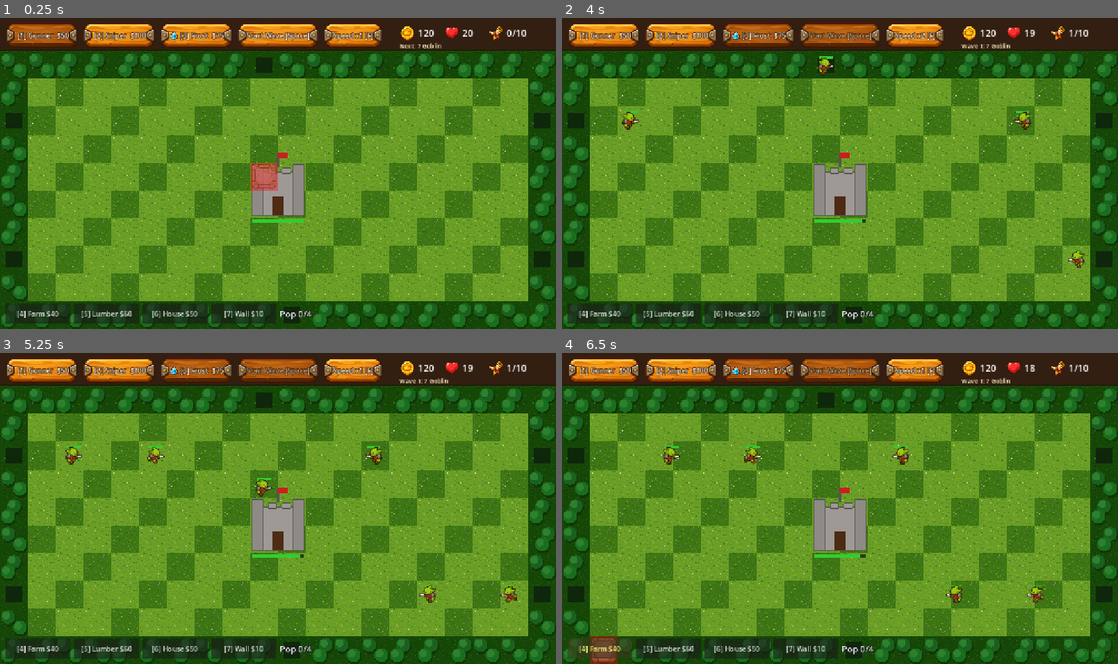
Above: before the commit, frames 1-4 (two rows, left to right).
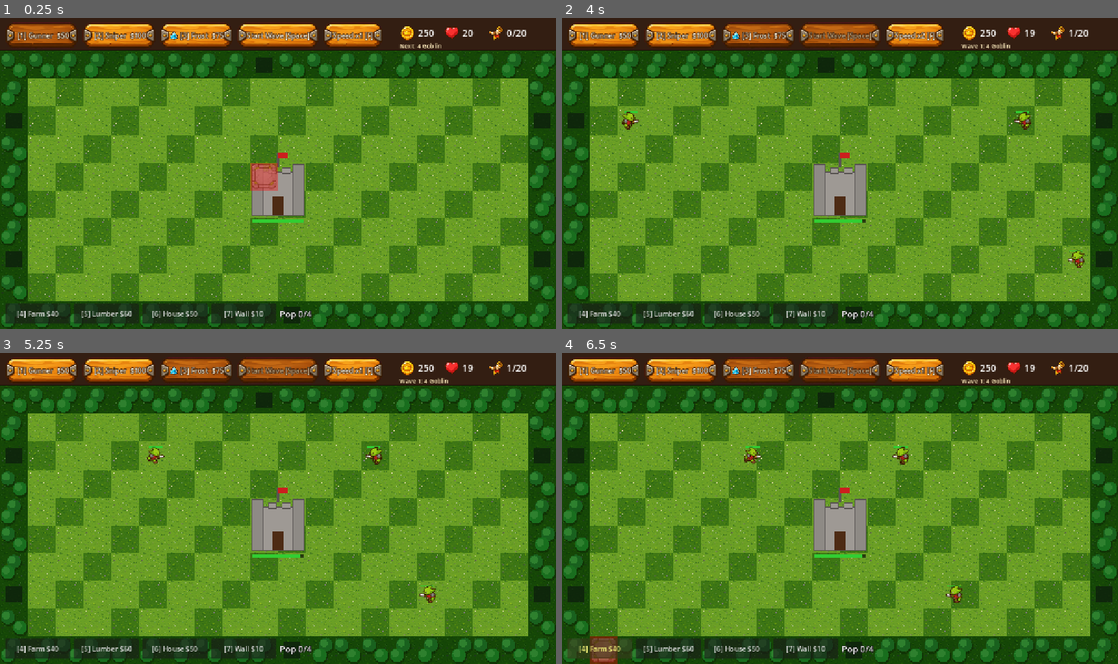
Above: after the commit, the same moments.

Repository: Sosakpanha/Tower-defence
Game: Godot game, scene res://main.tscn
The game is run twice, just before and just after one commit, with the same random seed, the same clock (stepped at 60 frames per second) and the same inputs.
Inputs:
- Up to frame 1 (0.25 s): no input
- Up to frame 2 (4 s): click "Start Wave [Space]" at 0.5 s; click "[1] Gunner $50" at 1.25 s; click "[2] Sniper $100" at 2 s; click "[3] Frost $75" at 2.75 s; click "Speed x1 [F]" at 3.5 s
- Up to frame 3 (5.25 s): click "Speed x2 [F]" at 4.25 s; click "Speed x3 [F]" at 5 s
- Up to frame 4 (6.5 s): click "[4] Farm $40" at 5.75 s

The runs differ from the first frame. In frame 1, less than 0.1% of the frame differs, in the area x 75-94%, y 3-10%; in frame 2, 0.2%; in frame 3, 0.4%, in the area x 11-94%, y 3-81%; in frame 4, 0.3%.

Commit message:
New enemy kinds (archer, swarm, boss), 20 waves, balance bot test
Co-Authored-By: Claude Sonnet 5.5 <noreply@anthropic.com>

Diff:
--- a/core/buildings.gd
+++ b/core/buildings.gd
@@ -4,8 +4,8 @@
 extends RefCounted
 
 const TYPES := {
-	"farm": {"name": "Farm", "cost": 40, "hp": 60.0, "income": 3, "interval": 5.0, "pop_use": 1, "pop_cap": 0, "color": Color(0.85, 0.75, 0.25)},
-	"lumber": {"name": "Lumber", "cost": 60, "hp": 70.0, "income": 5, "interval": 5.0, "pop_use": 1, "pop_cap": 0, "color": Color(0.5, 0.33, 0.15)},
+	"farm": {"name": "Farm", "cost": 40, "hp": 60.0, "income": 5, "interval": 5.0, "pop_use": 1, "pop_cap": 0, "color": Color(0.85, 0.75, 0.25)},
+	"lumber": {"name": "Lumber", "cost": 60, "hp": 70.0, "income": 8, "interval": 5.0, "pop_use": 1, "pop_cap": 0, "color": Color(0.5, 0.33, 0.15)},
 	"house": {"name": "House", "cost": 50, "hp": 80.0, "income": 0, "interval": 5.0, "pop_use": 0, "pop_cap": 4, "color": Color(0.75, 0.4, 0.3)},
 	"wall": {"name": "Wall", "cost": 10, "hp": 250.0, "income": 0, "interval": 5.0, "pop_use": 0, "pop_cap": 0, "color": Color(0.55, 0.55, 0.58)},
 }
--- a/core/config.gd
+++ b/core/config.gd
@@ -8,14 +8,14 @@
 const ORIGIN := Vector2(0, 80)  # leave room for the HUD bar on top
 const SCREEN := Vector2(1280, 720)
 
-const START_GOLD := 120
+const START_GOLD := 250
 const CASTLE_HP := 20
-const MAX_WAVE := 10
+const MAX_WAVE := 20
 const SELL_REFUND := 0.7
 const BASE_POP := 4  # population cap before any House
 
 const SPEEDS := [1.0, 2.0, 3.0]
-const KIND_NAMES := {"normal": "Goblin", "fast": "Wolf", "tank": "Ogre"}
+const KIND_NAMES := {"normal": "Goblin", "fast": "Wolf", "tank": "Ogre", "archer": "Archer", "swarm": "Rat", "boss": "Warlord"}
 
 # The kingdom: a castle in the middle, jungle on the border where enemies spawn.
 const CASTLE_RECT := Rect2i(9, 4, 2, 2)
--- a/enemy.gd
+++ b/enemy.gd
@@ -1,5 +1,15 @@
 class_name Enemy
 extends Node2D
+
+## Stats per kind. art/tint/scale reuse the existing goblin/wolf/ogre sprites.
+const KINDS := {
+	"normal": {"speed": 65.0, "hp": 40.0, "reward": 5, "radius": 16.0, "atk": 8.0, "art": "goblin", "tint": Color.WHITE, "scale": 1.0},
+	"fast": {"speed": 110.0, "hp": 20.0, "reward": 4, "radius": 14.0, "atk": 6.0, "art": "wolf", "tint": Color.WHITE, "scale": 1.0},
+	"tank": {"speed": 40.0, "hp": 120.0, "reward": 12, "radius": 22.0, "atk": 20.0, "art": "ogre", "tint": Color.WHITE, "scale": 1.0},
+	"archer": {"speed": 55.0, "hp": 35.0, "reward": 7, "radius": 14.0, "atk": 6.0, "range": 170.0, "art": "goblin", "tint": Color(0.55, 0.8, 1.0), "scale": 0.9},
+	"swarm": {"speed": 100.0, "hp": 10.0, "reward": 2, "radius": 10.0, "atk": 3.0, "art": "wolf", "tint": Color(0.7, 0.7, 0.7), "scale": 0.6},
+	"boss": {"speed": 32.0, "hp": 500.0, "reward": 120, "radius": 32.0, "atk": 60.0, "art": "ogre", "tint": Color(1.0, 0.45, 0.4), "scale": 1.6},
+}
 
 signal died(enemy: Enemy)
 signal reached_end(enemy: Enemy)  # reached the castle
@@ -13,7 +23,6 @@
 var hp := 30.0
 var reward := 5
 var radius := 12.0
-var color := Color.TOMATO
 var slow_timer := 0.0
 var dead := false
 var kind := "normal"
@@ -21,6 +30,7 @@
 var base_tint := Color.WHITE
 var atk_damage := 8.0     # damage to buildings per hit
 var atk_cooldown := 0.0
+var atk_range := 0.0      # >0: ranged, shoots buildings in range while walking on
 
 
 func setup(path: Pathing, spawn: Vector2i, kind_name: String, wave: int) -> void:
@@ -29,27 +39,28 @@
 	position = Config.cell_center(spawn)
 	_repath()
 	pathing.changed.connect(_repath)
-	var scale_hp := 1.0 + wave * 0.35
-	match kind_name:
-		"fast":
-			speed = 110.0; max_hp = 20.0 * scale_hp; reward = 4; radius = 14.0; color = Color.GOLD
-		"tank":
-			speed = 40.0; max_hp = 120.0 * scale_hp; reward = 12; radius = 22.0; color = Color.DARK_ORCHID
-		_:
-			speed = 65.0; max_hp = 40.0 * scale_hp; reward = 5; radius = 16.0; color = Color.TOMATO
+	var st: Dictionary = KINDS.get(kind_name, KINDS.normal)
+	var scale_hp := 1.0 + wave * 0.25 + wave * wave * 0.016
+	speed = st.speed
+	max_hp = st.hp * scale_hp
+	reward = st.reward
+	radius = st.radius
+	atk_damage = st.atk
+	atk_range = st.get("range", 0.0)
 	hp = max_hp
 	_build_sprite(kind)
 	add_to_group("enemies")
 
 
 func _build_sprite(kind: String) -> void:
-	var art: String = {"normal": "goblin", "fast": "wolf", "tank": "ogre"}[kind]
-	var tint := Color.WHITE
-	var sc := 1.0
+	var st: Dictionary = KINDS.get(kind, KINDS.normal)
+	var art: String = st.art
+	var tint: Color = st.tint
+	var sc: float = st.scale
 	var fps := {"goblin": 8.0, "wolf": 12.0, "ogre": 6.0}
-	# Fallback until wolf art exists: tinted, smaller goblin.
+	# Fallback when an art set is missing: tinted, smaller goblin.
 	if not ResourceLoader.exists("res://assets/enemies/%s/%s_00.png" % [art, art]):
-		art = "goblin"; tint = Color(1.0, 0.85, 0.3); sc = 0.8
+		art = "goblin"; tint = Color(1.0, 0.85, 0.3); sc *= 0.8
 		fps["goblin"] = 12.0
 	var frames := SpriteFrames.new()
 	frames.set_animation_speed("default", fps[art])
@@ -111,6 +122,8 @@
 	sprite.speed_scale = mult
 	sprite.modulate = base_tint * Color(0.6, 0.9, 1.0) if slow_timer > 0.0 else base_tint
 	atk_cooldown -= delta
+	if atk_range > 0.0:
+		_shoot_nearby()
 	if _attack_blocker():
 		queue_redraw()
 		return
@@ -148,6 +161,25 @@
 	return true
 
 
+## Ranged raiders shoot the nearest building within `atk_range` while still walking.
+func _shoot_nearby() -> void:
+	if atk_cooldown > 0.0:
+		return
+	var best: Building = null
+	var best_d := atk_range
+	for b in pathing.occupants.values():
+		if not is_instance_valid(b):
+			continue
+		var d := position.distance_to((b as Node2D).position)
+		if d <= best_d:
+			best_d = d
+			best = b as Building
+	if best:
+		atk_cooldown = 1.5
+		best.take_damage(atk_damage)
+		get_tree().call_group("sfx", "play_sfx", "hit", -12.0)
+
+
 func _draw() -> void:
 	var w := radius * 2.0
 	var y := -radius - 6.0
--- a/systems/wave_manager.gd
+++ b/systems/wave_manager.gd
@@ -23,16 +23,21 @@
 ## Enemy kinds for wave `w`, in spawn order. Edit this to change the difficulty curve.
 static func wave_list(w: int) -> Array[String]:
 	var list: Array[String] = []
-	for i in 5 + w * 2:
+	for i in 3 + int(w * 1.5 + w * w * 0.08):
 		var kind := "normal"
 		if w >= 3 and i % 4 == 3:
 			kind = "fast"
+		if w >= 4 and i % 3 == 2:
+			kind = "archer"
 		if w >= 5 and i % 5 == 4:
 			kind = "tank"
 		list.append(kind)
-	if w % 5 == 0:
-		list.append("tank")
-		list.append("tank")
+	if w >= 2 and w % 3 == 2:  # rat swarm
+		for i in 4 + w:
+			list.append("swarm")
+	if w % 5 == 0:  # boss every 5th wave
+		for i in 1 + w / 20:
+			list.append("boss")
 	return list
 
 
@@ -41,7 +46,7 @@
 	for k in wave_list(w):
 		counts[k] = counts.get(k, 0) + 1
 	var parts: Array[String] = []
-	for k in ["normal", "fast", "tank"]:
+	for k in Config.KIND_NAMES:
 		if counts.has(k):
 			parts.append("%d %s" % [counts[k], Config.KIND_NAMES[k]])
 	return ", ".join(parts)
--- /dev/null
+++ b/tools/balance_test.gd
@@ -0,0 +1,83 @@
+# Usage: Godot --headless --path . --fixed-fps 60 --script tools/balance_test.gd
+# A simple scripted "player" follows a fixed build order, then prints gold / castle HP per wave.
+# Tune Config / Buildings.TYPES / WaveManager.wave_list so this bot wins narrowly, not trivially.
+extends SceneTree
+
+const SIM_SPEED := 4.0
+const IDLE_BEFORE_WAVE := 30.0  # seconds of build time the bot takes between waves
+
+# Build order. "t:type:x,y" tower, "b:type:x,y" building, "u:x,y" upgrade tower.
+const ORDER := [
+	"t:gunner:8,3", "t:gunner:11,6", "b:farm:3,8", "b:lumber:4,8", "b:house:5,8", "b:farm:6,8",
+	"t:gunner:8,6", "b:lumber:3,7", "t:gunner:11,3", "u:8,3", "u:11,6", "b:house:5,7",
+	"b:farm:4,7", "t:sniper:9,2", "t:frost:7,4", "u:8,6", "u:11,3", "t:sniper:10,7", "t:frost:12,5",
+	"b:lumber:6,7", "u:9,2", "u:10,7", "u:8,3", "u:11,6", "t:gunner:6,3", "t:gunner:13,6",
+	"u:8,6", "u:11,3", "t:sniper:7,7", "t:sniper:12,2", "u:7,7", "u:12,2", "t:gunner:6,6", "t:gunner:13,3",
+	"u:6,3", "u:13,6", "u:6,6", "u:13,3", "t:frost:9,7", "t:frost:10,2",
+	"t:sniper:5,4", "t:sniper:14,5", "t:gunner:7,2", "t:gunner:12,7", "t:sniper:8,7", "t:sniper:11,2",
+	"u:5,4", "u:14,5", "u:7,2", "u:12,7", "u:8,7", "u:11,2", "u:9,7", "u:10,2", "u:7,4", "u:12,5",
+	"t:sniper:6,5", "t:sniper:13,4", "t:sniper:8,2", "t:sniper:11,7", "t:gunner:7,3", "t:gunner:12,6",
+	"t:sniper:6,2", "t:sniper:13,7", "t:gunner:7,6", "t:gunner:12,3",
+	"u:6,5", "u:13,4", "u:8,2", "u:11,7", "u:7,3", "u:12,6", "u:6,2", "u:13,7", "u:7,6", "u:12,3",
+]
+
+var m
+var frame := 0
+var step := 0
+var idle := 0.0
+var done := false
+
+
+func _initialize() -> void:
+	m = load("res://main.tscn").instantiate()
+	root.add_child(m)
+
+
+func _cell(s: String) -> Vector2i:
+	var p := s.split(",")
+	return Vector2i(int(p[0]), int(p[1]))
+
+
+func _try_step() -> bool:
+	var parts: PackedStringArray = ORDER[step].split(":")
+	var g: int = m.gold
+	match parts[0]:
+		"t":
+			m._select(parts[1]); m.try_place(_cell(parts[2]))
+			return m.gold < g or not m.can_build(_cell(parts[2]))  # skip cells that can never be built
+		"b":
+			m._select_building(parts[1]); m.try_place(_cell(parts[2]))
+			return m.buildings.has(_cell(parts[2])) or not m.can_build(_cell(parts[2])) or not m.buildings.can_afford_pop(parts[1])
+		"u":
+			var c := _cell(parts[1])
+			if not m.towers.has(c):
+				return true
+			m.select_tower(c); m.upgrade_selected()
+			return m.gold < g or m.towers[c].level >= 3
+	return true
+
+
+func _process(delta: float) -> bool:
+	frame += 1
+	if frame == 2:
+		Engine.time_scale = SIM_SPEED
+		m.waves.wave_cleared.connect(func(w: int) -> void:
+			print("WAVE %2d cleared  gold=%4d castle_hp=%2d towers=%2d buildings=%2d pop=%d/%d" % [w, m.gold, m.lives, m.towers.size(), m.buildings.buildings.size(), m.buildings.pop_used(), m.buildings.pop_cap()]))
+	if frame < 3 or m.game_over:
+		if m.game_over and not done:
+			done = true
+			print("RESULT ", "WIN" if m.won else "LOSE at wave %d" % m.wave, " castle_hp=", m.lives, " gold=", m.gold)
+		return m.game_over
+	while step < ORDER.size() and _try_step():
+		step += 1
+	for i in mini(step, ORDER.size()):  # rebuild economy buildings that raiders destroyed
+		if ORDER[i].begins_with("b:"):
+			var p: PackedStringArray = ORDER[i].split(":")
+			if not m.buildings.has(_cell(p[2])):
+				m._select_building(p[1]); m.try_place(_cell(p[2]))
+	if not m.wave_active:
+		idle += delta * SIM_SPEED
+		if idle >= IDLE_BEFORE_WAVE:
+			idle = 0.0
+			m.start_wave()
+	return frame > 200000
